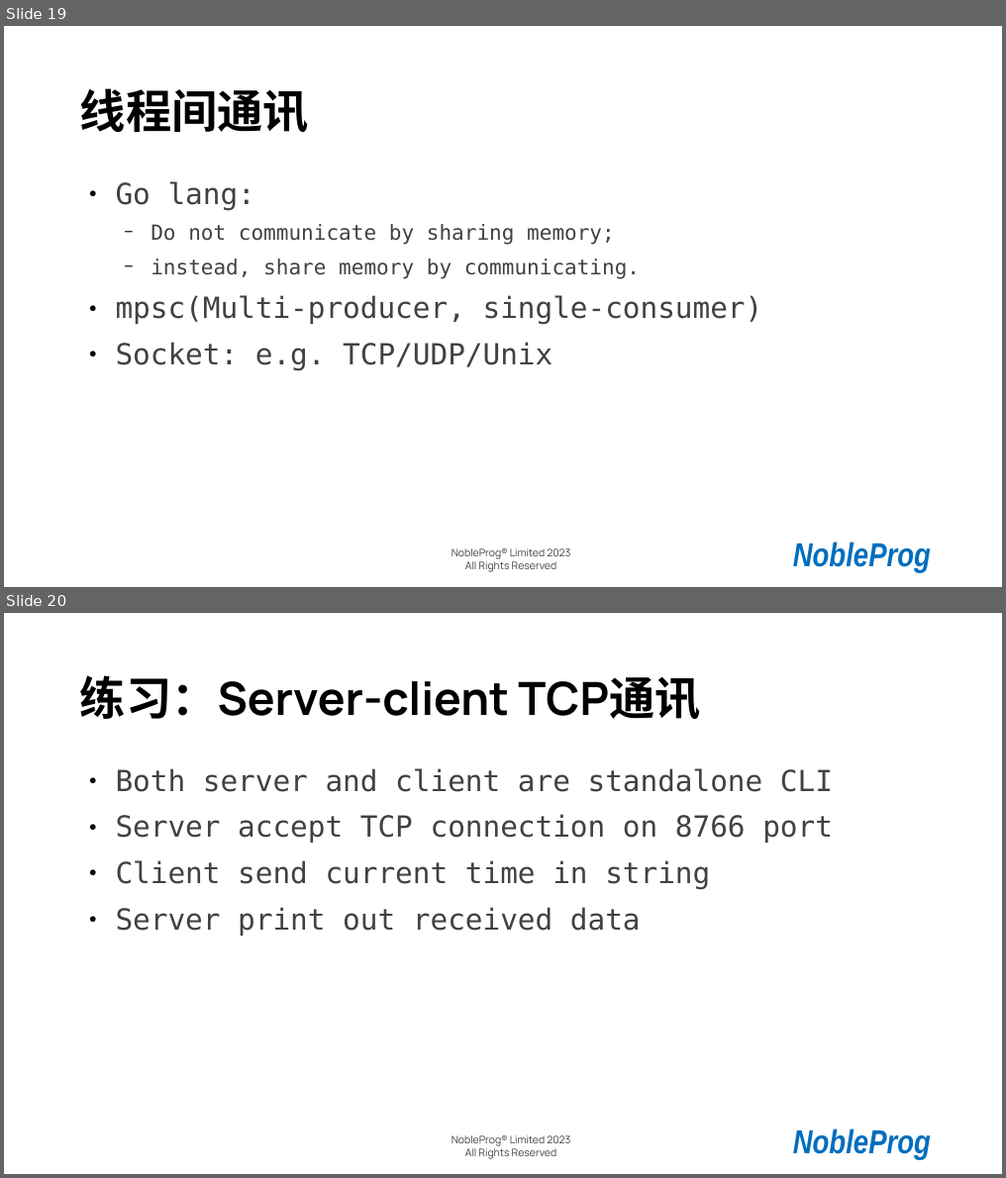
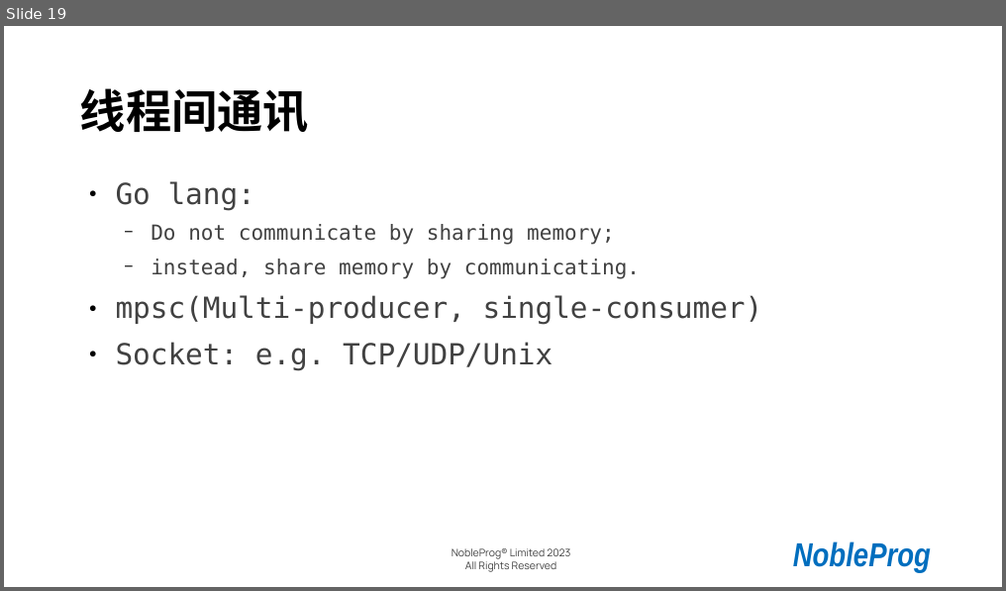
Before and after one commit to cathay4t/rust_training_2023_shanghai, a slide deck: presentation.odp. Shown one above the other, each under a label of ours: slides 19 and 20 before the commit, slide 19 after it. The pictures are 1006x1178 and 1006x591 pixels, drawn with LibreOffice and Linux fonts; fonts in the diff are those of the drawing; background and template pictures are left out. Boxes give left, top, right and bottom in pixels: in the first picture for what was removed or moved away, otherwise in the second. Text is boxed around its words. In the diff, an @@ line names an element or a change of style, - is before the commit and + after.

Commit message:
Add server client TCP practice code

```diff
--- a/presentation.odp
+++ b/presentation.odp
@@ slide 20 removed at (4,613,1002,1174), background picture (left out); not listed: 2 template elements that a slide beside it also shows @@
@@ title removed at (80,675,700,719) @@
-练习：Server-client TCP通讯
@@ text removed at (116,768,833,936) @@
-● Both server and client are standalone CLI
-● Server accept TCP connection on 8766 port
-● Client send current time in string
-● Server print out received data
```
Also in this commit, not shown: 5 slides changed, 1 slide added, 10 other files.
